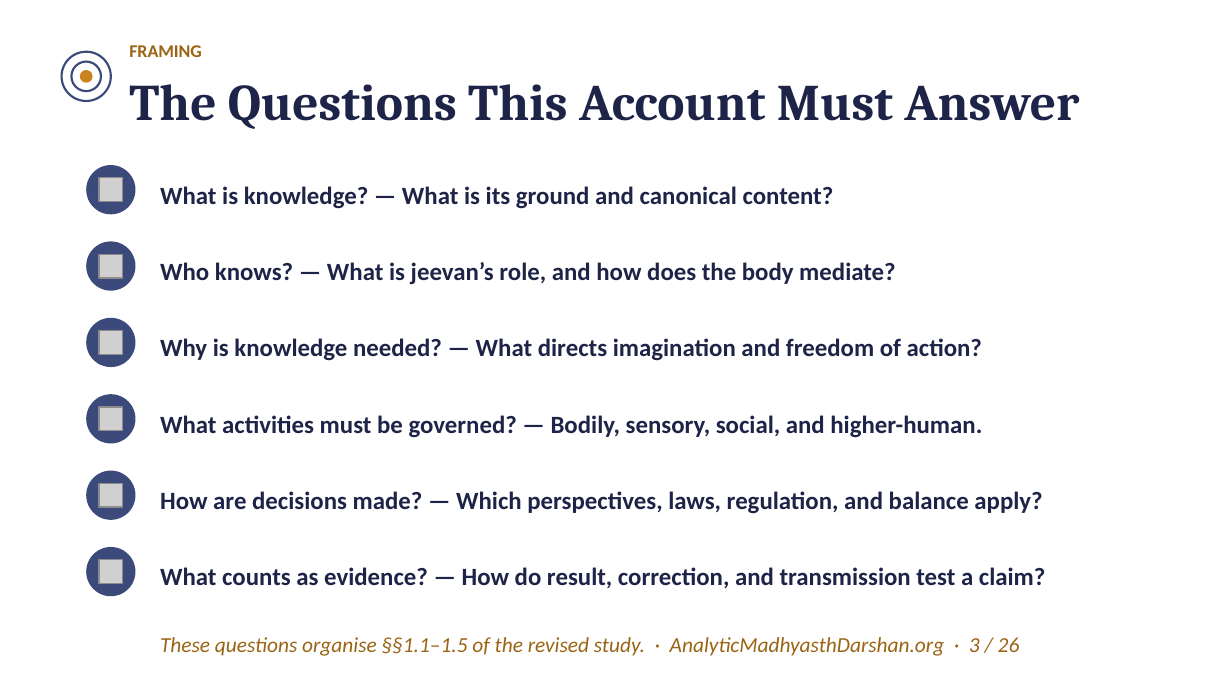
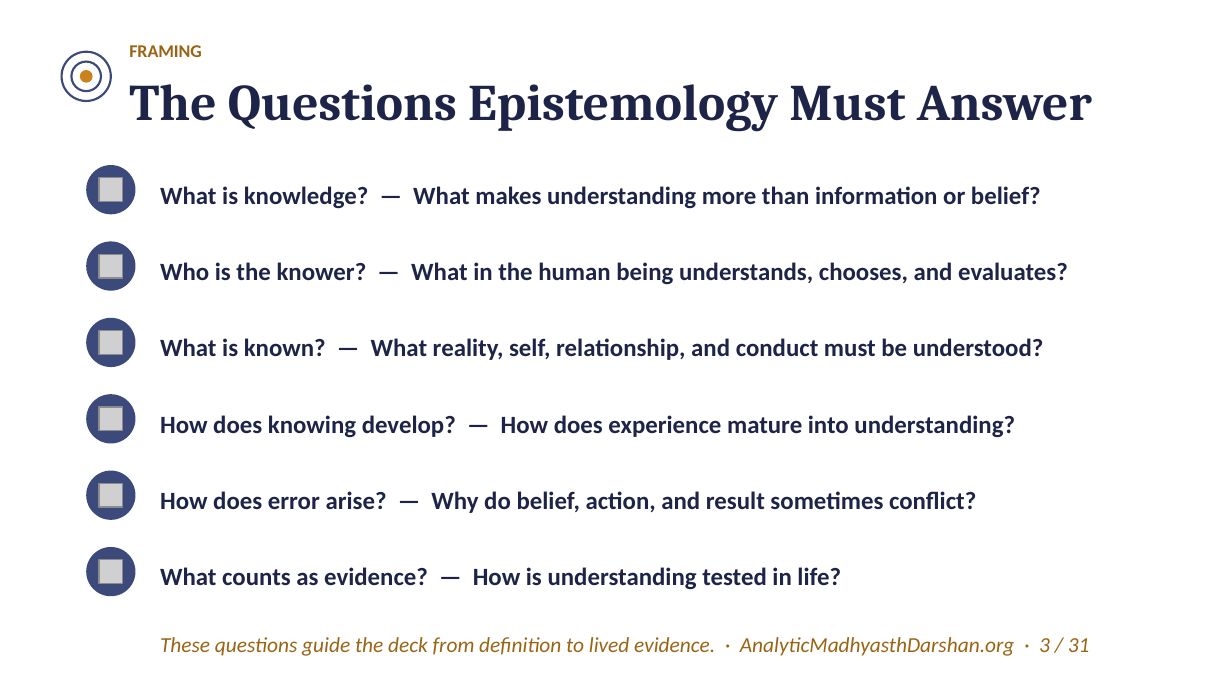
Before and after one commit to raghavamohan/AnalyticMadhyasthDarshan, a slide deck: slide 3 of Studies/The-Epistemology-of-Coexistence/The-Epistemology-of-Coexistence-Madhyasth-Darshan.pptx. Drawn at 1232x693 pixels with LibreOffice and Linux fonts; fonts in the diff are those of the drawing; grey boxes stand for pictures. Boxes give left, top, right and bottom in pixels: in the first picture for what was removed or moved away, otherwise in the second. Text is boxed around its words. In the diff, an @@ line names an element or a change of style, - is before the commit and + after.

```diff
--- a/Studies/The-Epistemology-of-Coexistence/The-Epistemology-of-Coexistence-Madhyasth-Darshan.pptx
+++ b/Studies/The-Epistemology-of-Coexistence/The-Epistemology-of-Coexistence-Madhyasth-Darshan.pptx
@@ text at (129, 84, 1092, 131): text changed @@
-The Questions This Account Must Answer
+The Questions Epistemology Must Answer
@@ text at (160, 186, 1041, 209): text changed @@
-What is knowledge? — What is its ground and canonical content?
+What is knowledge? — What makes understanding more than information or belief?
@@ text at (160, 262, 1068, 285): text changed @@
-Who knows? — What is jeevan’s role, and how does the body mediate?
+Who is the knower? — What in the human being understands, chooses, and evaluates?
@@ text at (160, 338, 1044, 360): text changed @@
-Why is knowledge needed? — What directs imagination and freedom of action?
+What is known? — What reality, self, relationship, and conduct must be understood?
@@ text at (160, 415, 1015, 438): text changed @@
-What activities must be governed? — Bodily, sensory, social, and higher-human.
+How does knowing develop? — How does experience mature into understanding?
@@ text at (160, 491, 976, 513): text changed @@
-How are decisions made? — Which perspectives, laws, regulation, and balance apply?
+How does error arise? — Why do belief, action, and result sometimes conflict?
@@ text at (160, 567, 841, 590): text changed @@
-What counts as evidence? — How do result, correction, and transmission test a claim?
+What counts as evidence? — How is understanding tested in life?
@@ text at (160, 637, 1090, 656): text changed @@
-These questions organise §§1.1–1.5 of the revised study. · AnalyticMadhyasthDarshan.org · 3 / 26
+These questions guide the deck from definition to lived evidence. · AnalyticMadhyasthDarshan.org · 3 / 31
```
Also in this commit, not shown: 17 other slides changed, 13 slides added, 8 slides removed.
